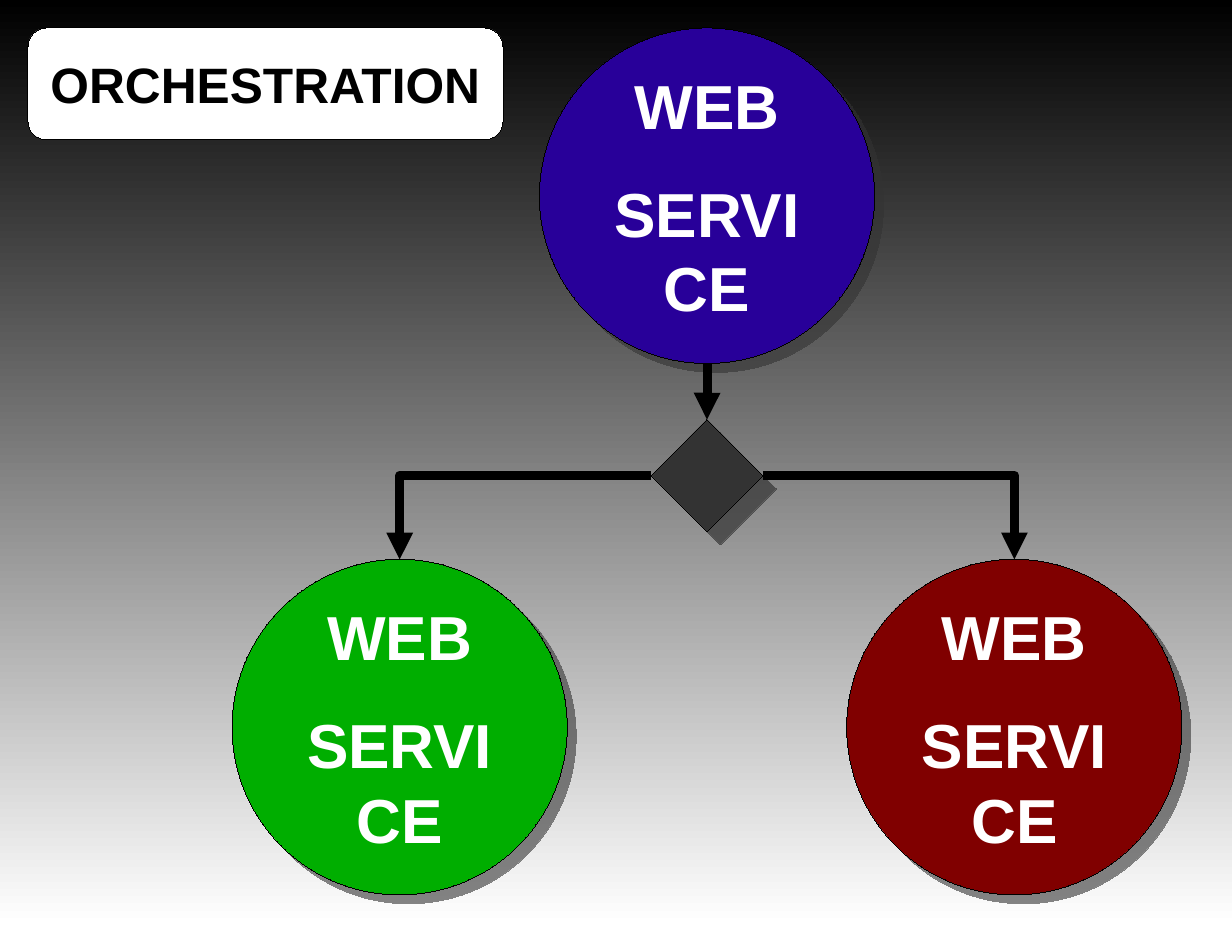
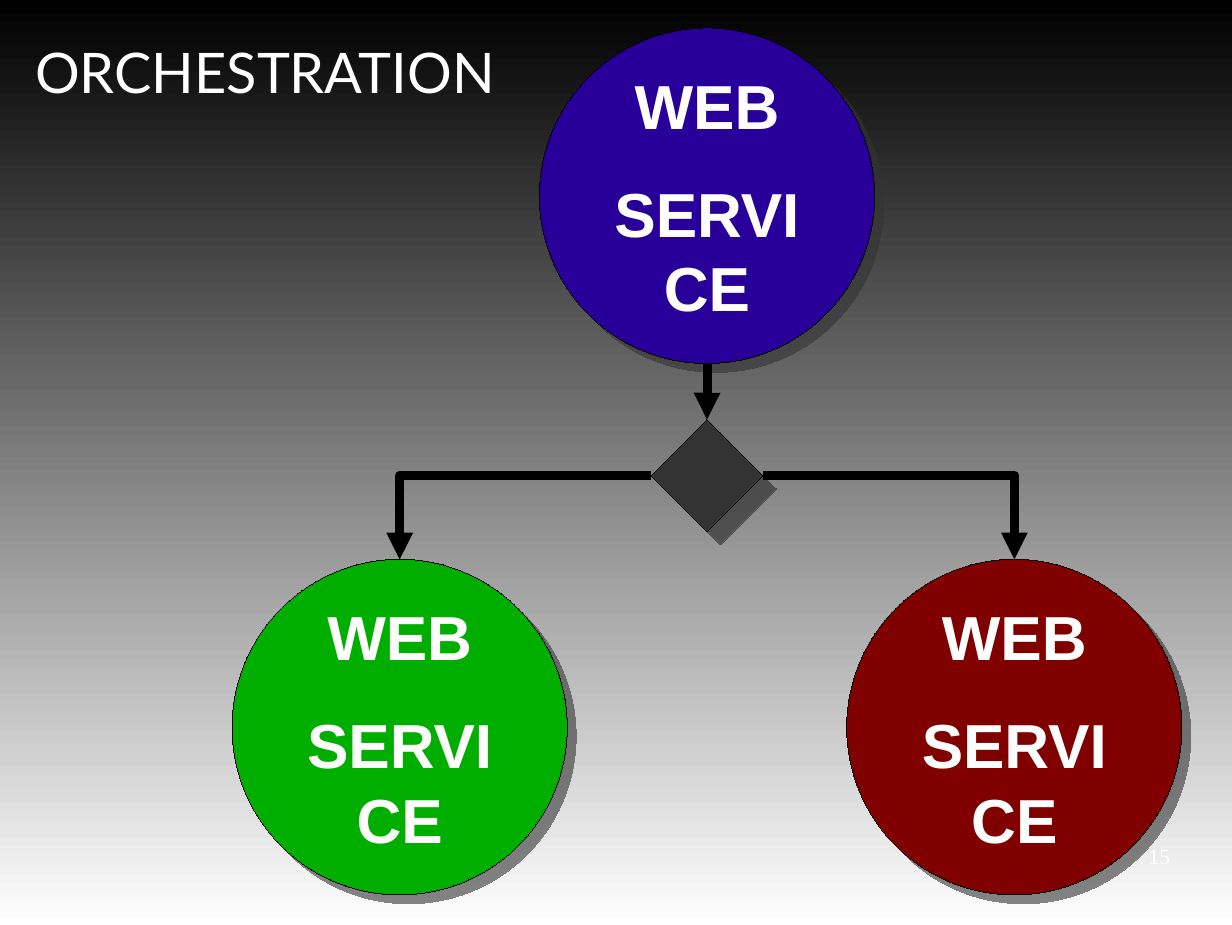
Before and after one commit to ticolucci/TCC-ThiagoColucci, a slide deck: slide 15 of Seminario/Apresentacao.odp (slide 1 before the commit). Drawn at 1232x925 pixels with LibreOffice and Linux fonts; fonts in the diff are those of the drawing. Boxes give left, top, right and bottom in pixels: in the first picture for what was removed or moved away, otherwise in the second. Text is boxed around its words. In the diff, an @@ line names an element or a change of style, - is before the commit and + after.

```diff
--- a/Seminario/Apresentacao.odp
+++ b/Seminario/Apresentacao.odp
@@ text "ORCHESTRATION": place and size @@
-text "ORCHESTRATION" at <box>28,28,503,140</box>
+text "ORCHESTRATION" at <box>35,52,495,94</box>
@@ text "ORCHESTRATION" at <box>35,52,495,94</box>: size 32 to 36 pt, font Arial to Lato, text colour #000000 to #FFFFFF, bold off; alignment centre to left; vertical alignment middle to top; fill #FFFFFF to none; outline #000000 0 pt to none @@
@@ page number added at <box>1148,847,1170,849</box>, 14 pt, text #FFFFFF @@
+15
```
Also in this commit, not shown: 1 other slide changed, 37 slides added, 3 other files.
